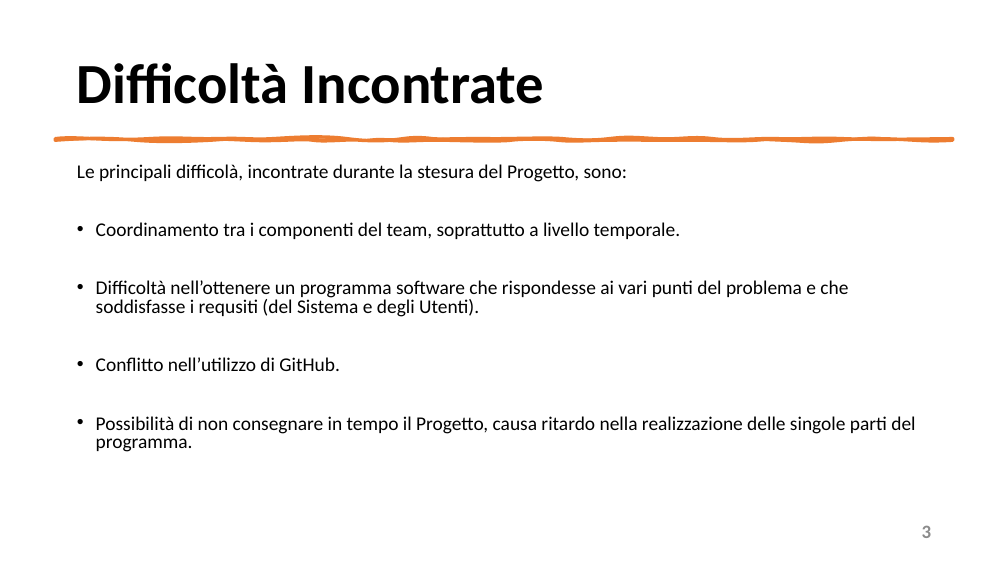
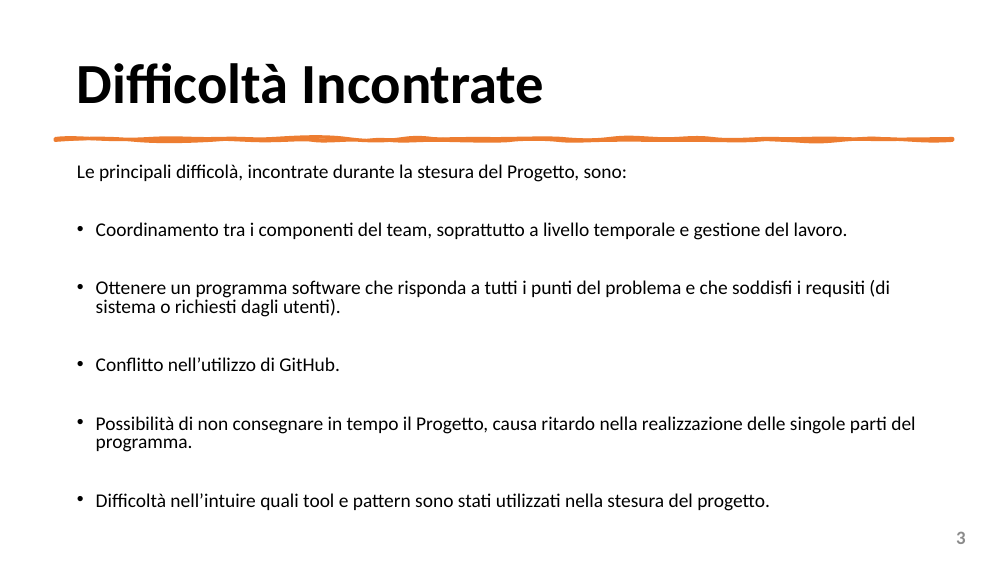
Before and after one commit to mangilimatteo/Progetto_Ingegneria_Software_Cattaneo_Mangili_Saini, a slide deck: slide 3 of Presentazione/Presentazione_Progetto.pptx. Drawn at 1008x567 pixels with LibreOffice and Linux fonts; fonts in the diff are those of the drawing. Boxes give left, top, right and bottom in pixels: in the first picture for what was removed or moved away, otherwise in the second. Text is boxed around its words. In the diff, an @@ line names an element or a change of style, - is before the commit and + after.

```diff
--- a/Presentazione/Presentazione_Progetto.pptx
+++ b/Presentazione/Presentazione_Progetto.pptx
@@ text at (96,222,890,317): text changed @@
-• Coordinamento tra i componenti del team, soprattutto a livello temporale.
-• Difficoltà nell’ottenere un programma software che rispondesse ai vari punti del problema e che soddisfasse i requsiti (del Sistema e degli Utenti).
+• Coordinamento tra i componenti del team, soprattutto a livello temporale e gestione del lavoro.
+• Ottenere un programma software che risponda a tutti i punti del problema e che soddisfi i requsiti (di sistema o richiesti dagli utenti).
@@ text at (96,493,770,511): paragraph added @@
+• Difficoltà nell’intuire quali tool e pattern sono stati utilizzati nella stesura del progetto.
@@ page number: place and size @@
-page number at (922,525,932,538)
+page number at (956,532,966,544)
```
Also in this commit, not shown: 14 other slides changed.
